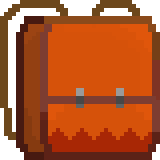
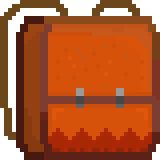
The second 160 x 160 image is a revision of the first. Changes to its layers:
painted on "Warstwa" over (48, 24, 152, 152)
